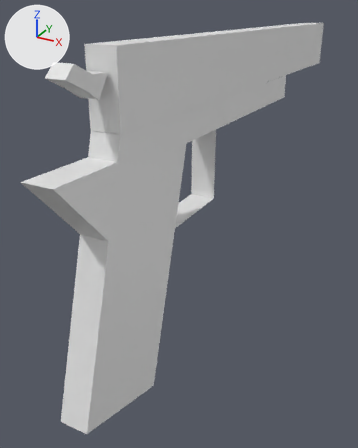
What one commit did to the Blender file 1911_pistol.blend.
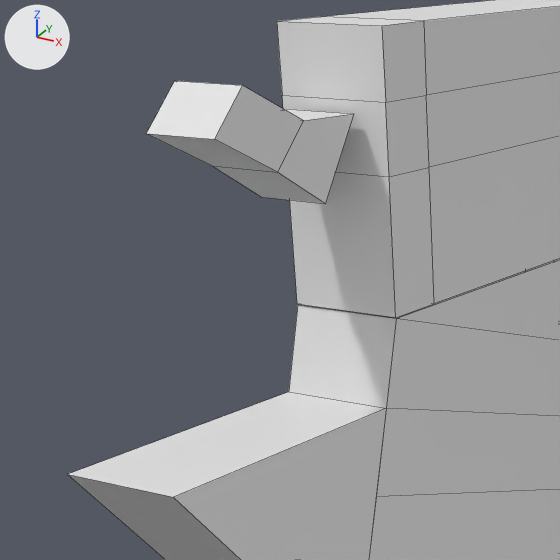
Old and new are each drawn whole from a camera (50 mm lens) standing at (0.1301, -0.1812, 0.1259) and looking at (-0.0255, 0.1018, -0.0156) and again close up on the part from 0% to 48% of the width and 8% to 47% of the height. Every picture has the same lights, and +X, +Y and +Z are marked at upper left. The close-ups show mesh edges as thin lines.

In view in the first close-up: 'hammer', 'lower receiver', 'slide'.
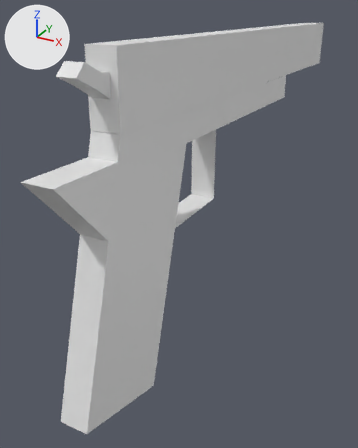
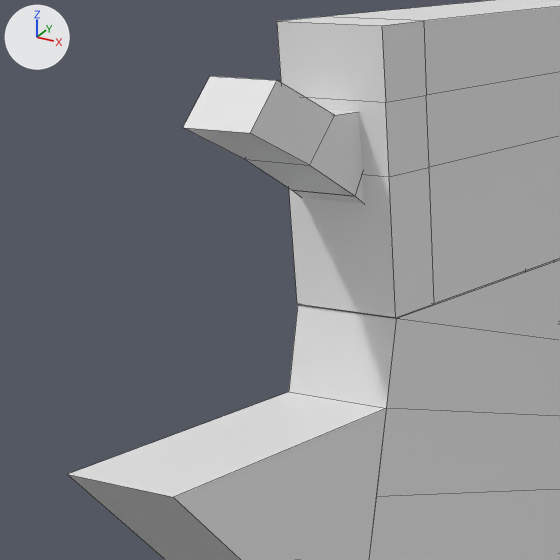
Where the change shows, as pixel boxes (x1, y1, x2, y2) in the close-ups (560 x 560 px):
'hammer', reshaped, moved: before (146, 81, 354, 204); after (183, 76, 364, 204)
part 1 of me_plane, added: after (293, 176, 364, 204)

What the commit changed:
me_plane is used by ob_hammer; location (-0.001, -0.0228, 0.0938).
me_plane had 12 vertices, 9 faces and spanned x -0.005..0.005, y -0.0148..0.0111, z -0.0025..0.0127.
me_plane now has 20 vertices, 18 faces and spans x -0.005..0.005, y -0.0148..0.0172, z -0.0066..0.0127.
Part 1, on me_plane:
8 vertices are added at x -0.005..0.005, y 0.0043..0.0172, z -0.0066..0.0075.
9 new faces join them.
Object 'hammer' (ob_hammer) moves from (-0.001, -0.0228, 0.0938) to (-0.001, -0.0167, 0.0938).
